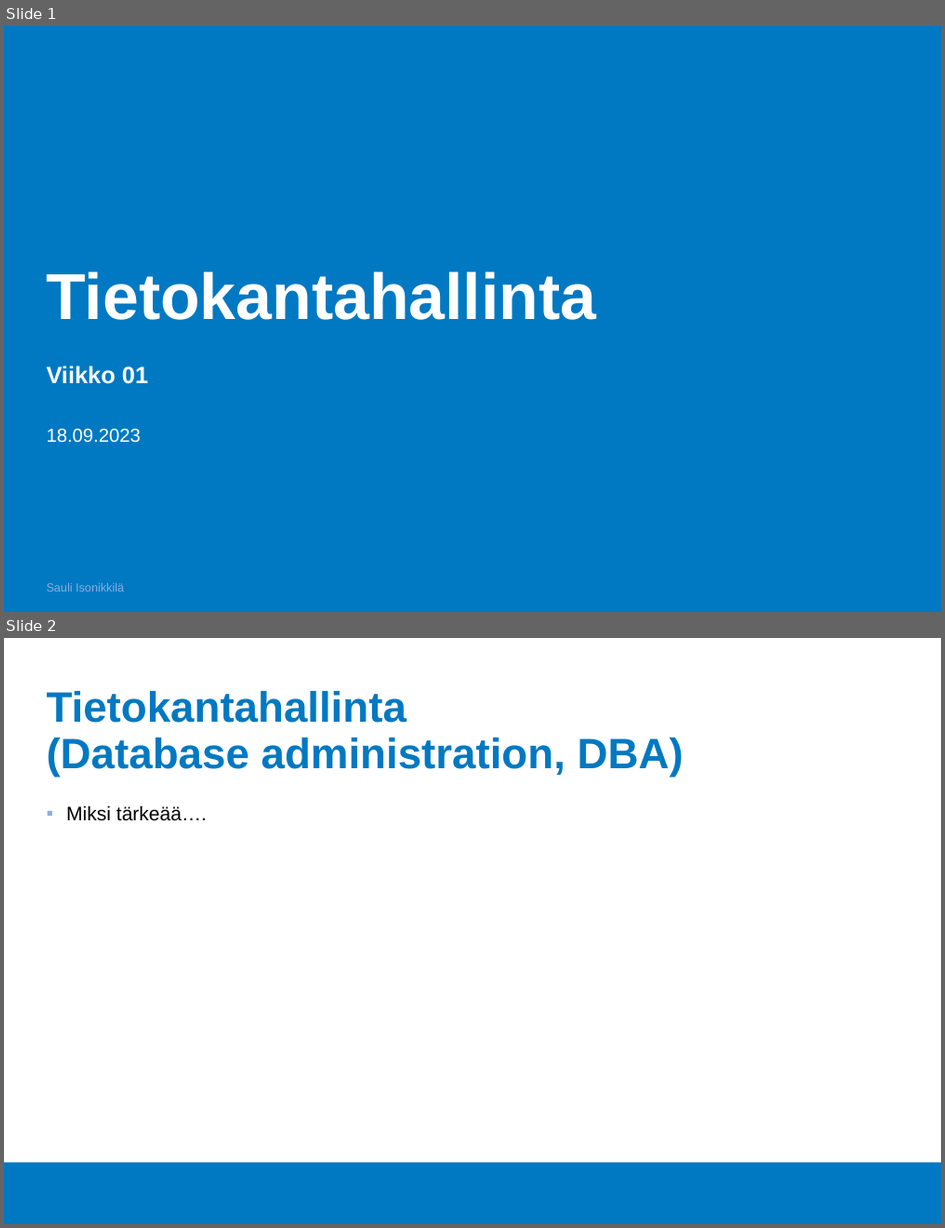
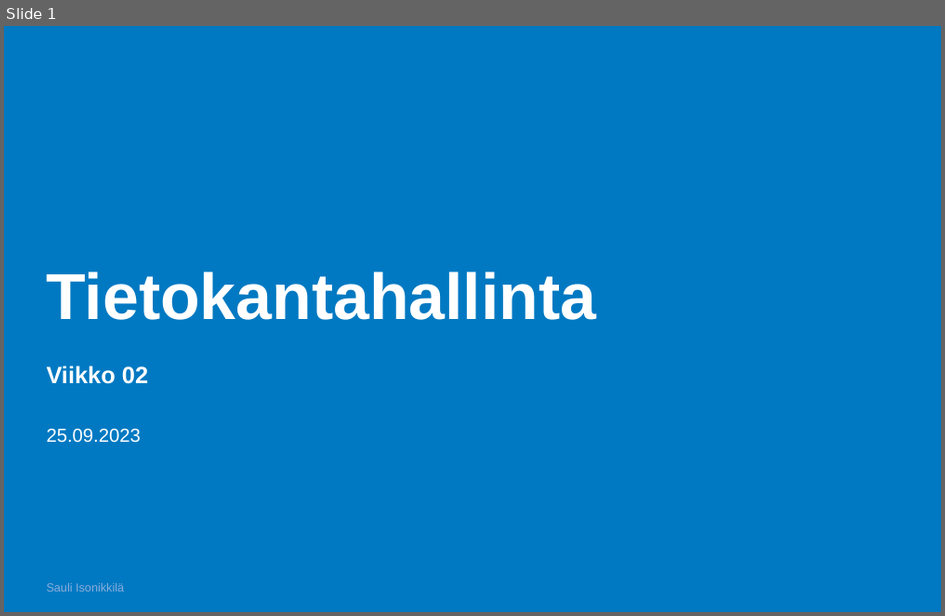
Before and after one commit to Tietokantahallinta/Tietokantahallinta.github.io, a slide deck: luennot/viikko02/Luentokalvot_02.odp. Shown one above the other, each under a label of ours: slides 1 and 2 before the commit, slide 1 after it. The pictures are 945x1228 and 945x616 pixels, drawn with LibreOffice and Linux fonts; fonts in the diff are those of the drawing; background and template pictures are left out. Boxes give left, top, right and bottom in pixels: in the first picture for what was removed or moved away, otherwise in the second. Text is boxed around its words. In the diff, an @@ line names an element or a change of style, - is before the commit and + after.

```diff
--- a/luennot/viikko02/Luentokalvot_02.odp
+++ b/luennot/viikko02/Luentokalvot_02.odp
@@ slide 2 removed at (4,638,941,1224), background #FFFFFF; not listed: 1 template element that a slide beside it also shows @@
@@ title removed at (47,691,684,777) @@
-Tietokantahallinta
-(Database administration, DBA)
@@ text removed at (66,805,207,821) @@
-▪ Miksi tärkeää….
@@ slide 1 changed as well @@
@@ text at (47,365,148,384): text changed @@
-Viikko 01
+Viikko 02
@@ text at (47,429,141,443): text changed @@
-18.09.2023
+25.09.2023
```
Also in this commit, not shown: 2 other slides changed, 1 slide added, 5 other files.
